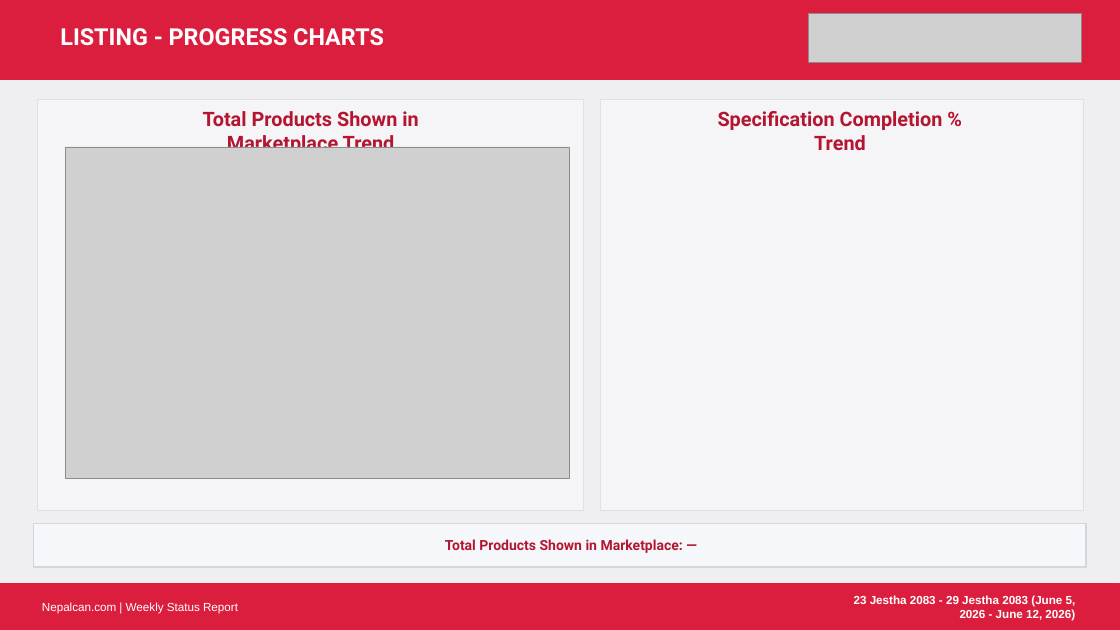
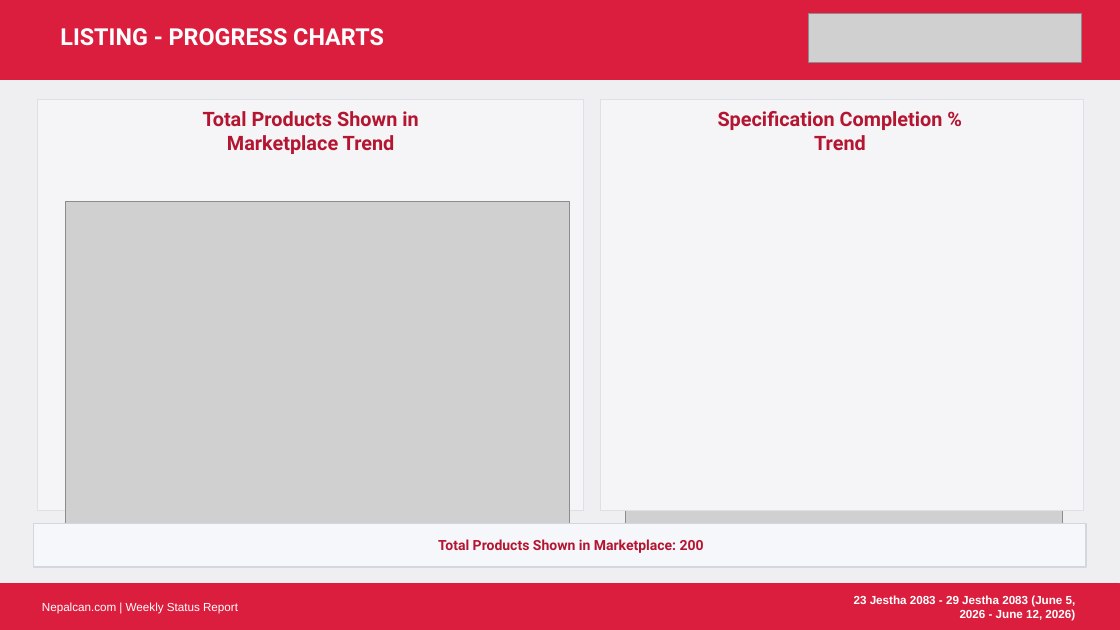
Before and after one commit to mobilemandusabin-lab/bd-tracker, a slide deck: slide 6 of Weekly_Report_23_Jestha_2083.pptx. Drawn at 1120x630 pixels with LibreOffice and Linux fonts; fonts in the diff are those of the drawing; grey boxes stand for pictures. Boxes give left, top, right and bottom in pixels: in the first picture for what was removed or moved away, otherwise in the second. Text is boxed around its words. In the diff, an @@ line names an element or a change of style, - is before the commit and + after.

```diff
--- a/Weekly_Report_23_Jestha_2083.pptx
+++ b/Weekly_Report_23_Jestha_2083.pptx
@@ picture: place and size @@
-picture at <box>66,147,570,479</box>
+picture at <box>66,202,570,534</box>
@@ picture added at <box>626,202,1063,534</box> @@
@@ text at <box>438,539,704,553</box>: text changed @@
-Total Products Shown in Marketplace: —
+Total Products Shown in Marketplace: 200
```
Also in this commit, not shown: 2 other slides changed, 29 other files.
